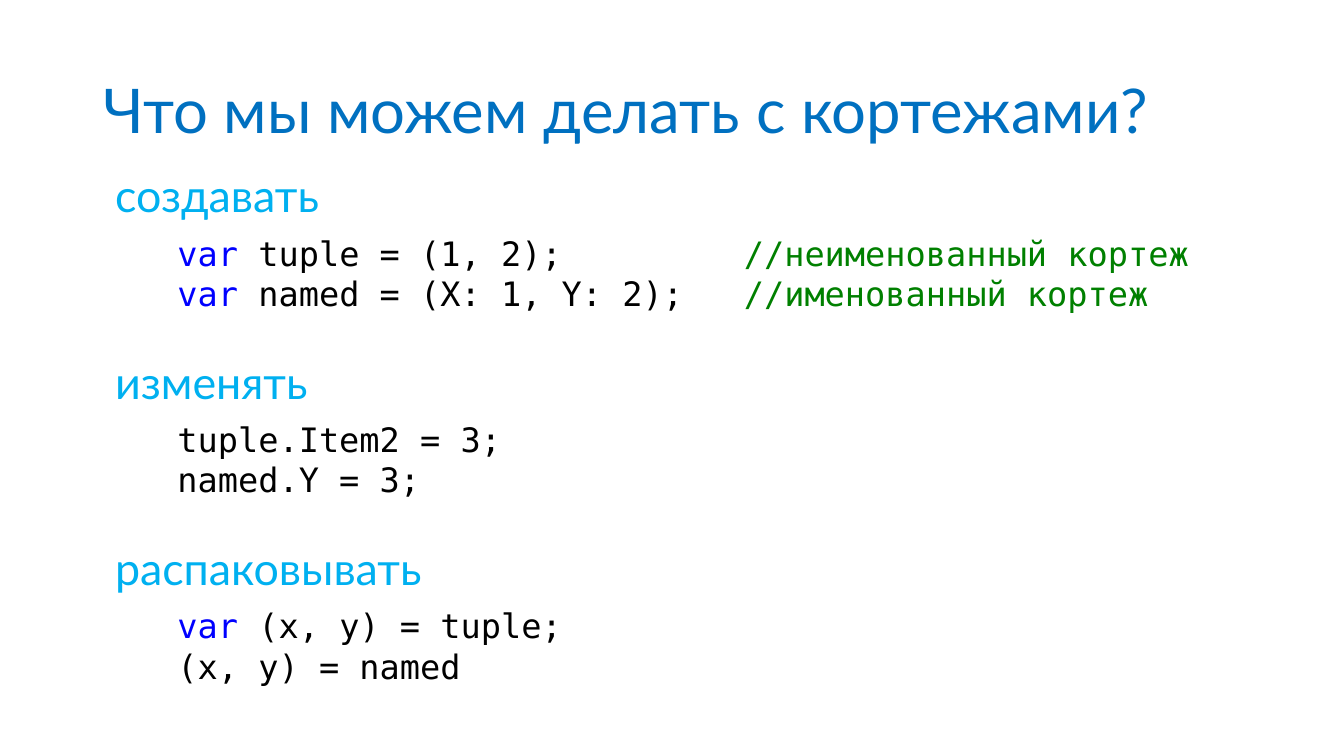
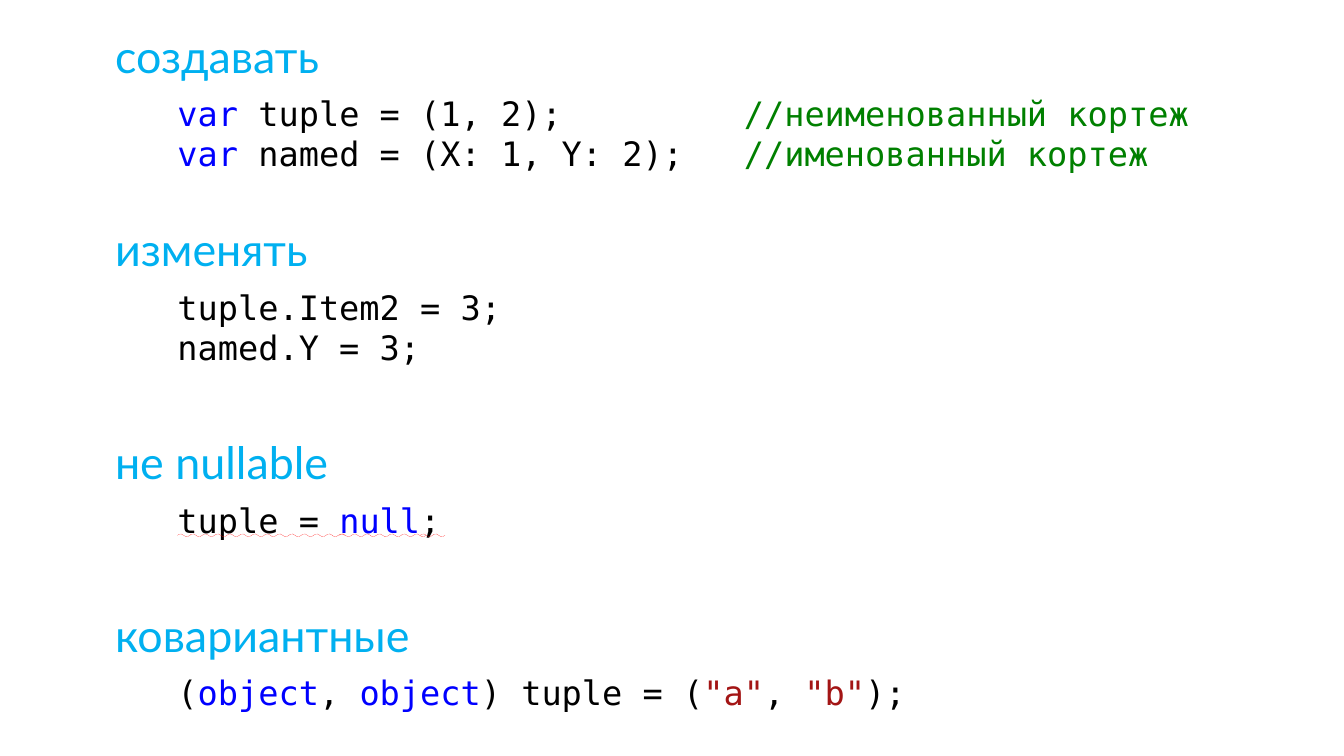
Before and after one commit to anaym/FC-CS7, a slide deck: slide 7 of CS7.pptx. Drawn at 1344x756 pixels with LibreOffice and Linux fonts; fonts in the diff are those of the drawing. Boxes give left, top, right and bottom in pixels: in the first picture for what was removed or moved away, otherwise in the second. Text is boxed around its words. In the diff, an @@ line names an element or a change of style, - is before the commit and + after.

```diff
--- a/CS7.pptx
+++ b/CS7.pptx
@@ text "создавать": place and size @@
-text "создавать" at [115,189,319,220]
+text "создавать" at [115,50,319,81]
@@ title removed at [103,88,1147,144] @@
-Что мы можем делать с кортежами?
@@ text "var tuple = (1, 2); ...": place and size @@
-text "var tuple = (1, 2); ..." at [177,240,1148,313]
+text "var tuple = (1, 2); ..." at [177,100,1148,173]
@@ text "изменять": place and size @@
-text "изменять" at [115,376,308,400]
+text "изменять" at [115,243,308,267]
@@ text "tuple.Item2 = 3;": place and size @@
-text "tuple.Item2 = 3;" at [177,426,501,497]
+text "tuple.Item2 = 3;" at [177,294,501,365]
@@ text added at [115,446,328,480], 32 pt, text #00B0F0 @@
+не nullable
@@ text added at [177,507,440,540], 24 pt, text #000000, underline @@
+tuple = null;
@@ text removed at [115,562,422,593] @@
-распаковывать
@@ text added at [115,629,409,660], 32 pt, text #00B0F0 @@
+ковариантные
@@ text removed at [177,612,561,686] @@
-var (x, y) = tuple;
-(x, y) = named
@@ text added at [177,679,905,712], 24 pt, text #000000 @@
+(object, object) tuple = ("a", "b");
```
Also in this commit, not shown: 7 other slides changed, 1 slide added, 2 slides removed, 11 other files.
